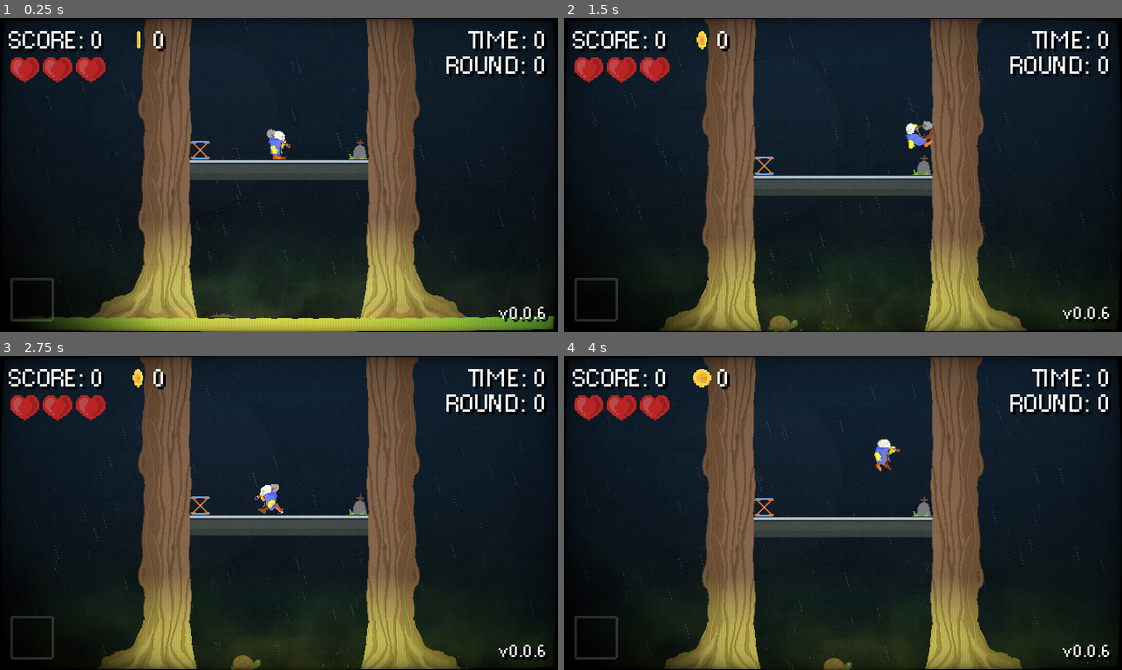
Above: before the commit, frames 1-4 (two rows, left to right).
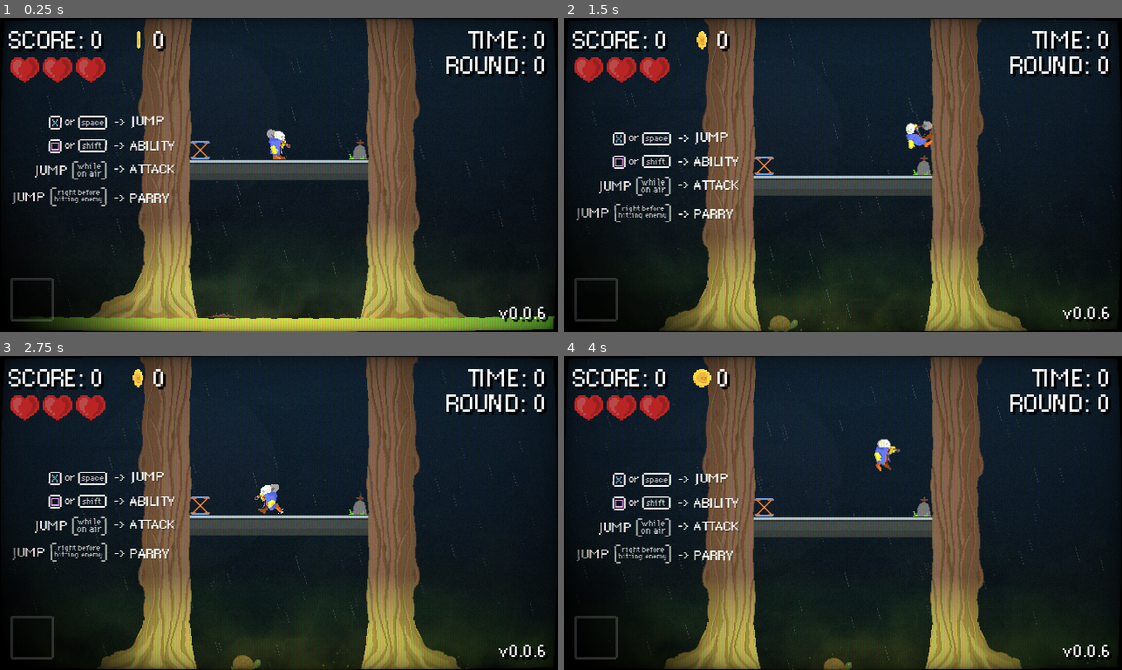
Above: after the commit, the same moments.

Repository: Giantswing/graveyard-bouncers
Game: Godot game, scene res://scenes/main-level.tscn
Same seed, same stepped clock (60 frames per second), same inputs: the game is played once before the commit and once after it.
Inputs:
- Up to frame 1 (0.25 s): no input
- Up to frame 2 (1.5 s): hold D (Right) from 0.53 s (still down); tap Shift (Ability) at 0.6, 1.35 s; tap Space (Jump) at 0.77 s
- Up to frame 3 (2.75 s): tap Space (Jump) at 1.52 s; release D (Right) at 2.03 s; hold A (Left) from 2.03 s (still down); tap Shift (Ability) at 2.1 s
- Up to frame 4 (4 s): release A (Left) at 2.78 s; hold D (Right) from 2.78 s (still down); tap Shift (Ability) at 2.85, 3.6 s; tap Space (Jump) at 3.02, 3.77 s

The runs differ from the first frame. In frame 1, 1.5% of the frame differs, in the area x 2-32%, y 31-60%; in frame 2, 1.5%, in the area x 2-32%, y 36-65%; in frame 3, 1.5%; in frame 4, 1.5%.

Commit message:
added tutorial image

Diff:
--- a/scenes/main-level.tscn
+++ b/scenes/main-level.tscn
@@ -26,6 +26,7 @@
 [ext_resource type="Shader" uid="uid://baxeibtcr3gqm" path="res://shaders/vignette.gdshader" id="14_vl0b8"]
 [ext_resource type="Resource" uid="uid://cggfuht13gbam" path="res://resources/powerups/dash-increase.tres" id="19_bpkkv"]
 [ext_resource type="Shader" uid="uid://kudihfw0f7up" path="res://shaders/fog.gdshader" id="23_4phqs"]
+[ext_resource type="Texture2D" uid="uid://dxnem6l05g3y8" path="res://sprites/tutorialx4.png" id="24_tjry1"]
 [ext_resource type="Texture2D" uid="uid://ds8timi0kmjdb" path="res://sprites/ui-heart.png" id="27_4phqs"]
 
 [sub_resource type="Gradient" id="Gradient_bpkkv"]
@@ -765,6 +766,15 @@
 offset_right = 381.0
 offset_bottom = 253.0
 
+[node name="Tutorial" type="Node2D" parent="Scenery"]
+unique_name_in_owner = true
+
+[node name="Sprite2D" type="Sprite2D" parent="Scenery/Tutorial"]
+texture_filter = 1
+position = Vector2(-212, -22)
+scale = Vector2(0.16, 0.16)
+texture = ExtResource("24_tjry1")
+
 [node name="Player" parent="." instance=ExtResource("1_djt6b")]
 unique_name_in_owner = true
 position = Vector2(0, -35)
--- a/scripts/game_manager.gd
+++ b/scripts/game_manager.gd
@@ -48,6 +48,7 @@
 var can_restart: bool = false
 var ground_y_pos: float
 var game_paused: bool = false
+var tutorial: Node2D
 
 static var instance: GameManager
 
@@ -57,6 +58,7 @@
 func _ready() -> void:
 	instance = self
 
+	tutorial = $"/root/Level/Scenery/Tutorial"
 	player = $"/root/Level/Player"
 	normal_floor = $"/root/Level/Scenery/NormalFloor"
 	toxic_floor = $"/root/Level/Scenery/ToxicFloor"
@@ -211,6 +213,11 @@
 
 
 func set_up_round() -> void:
+	if current_round < 3:
+		tutorial.visible = true
+	else:
+		tutorial.visible = false
+
 	var ground_height: float = 180
 	var offset: float = 200
 
@@ -303,6 +310,7 @@
 
 
 func start_round() -> void:
+	tutorial.visible = false
 	game_width_start = right_wall.position.x - left_wall.position.x
 	game_width = game_width_start
 
Not shown: 1 places in scenes/main-level.tscn that only renumber resources
Binary file added: sprites/tutorialx4.png
Not shown, added: sprites/tutorialx4.png.import
